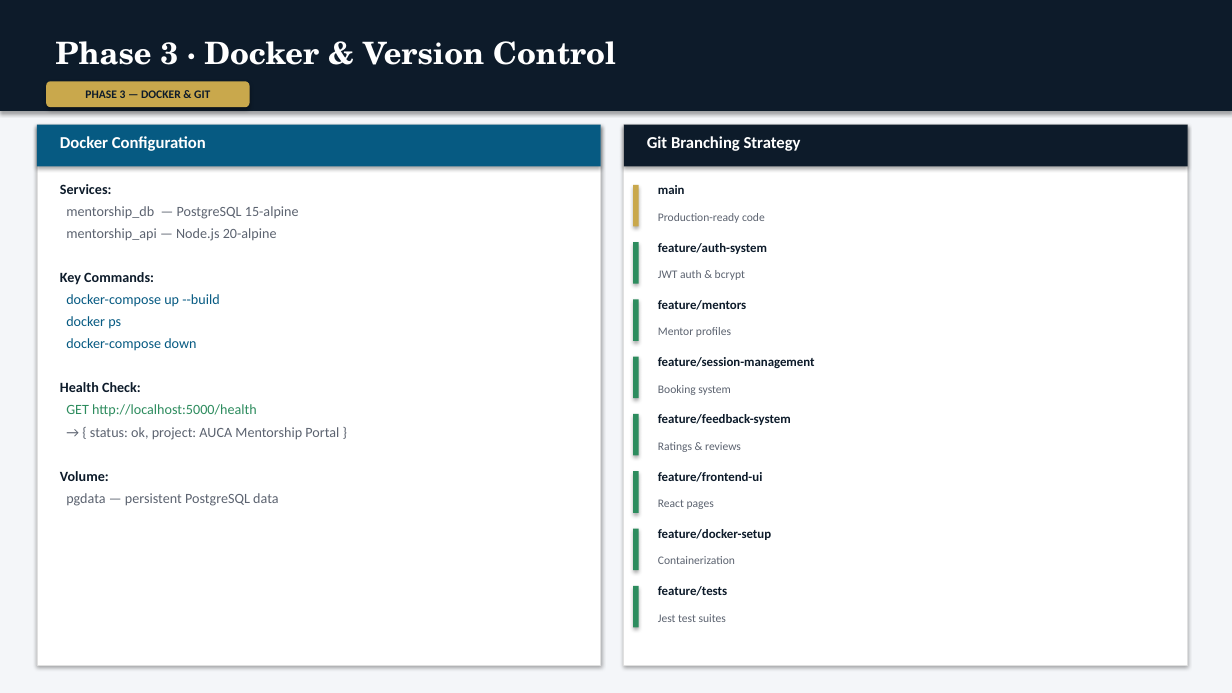
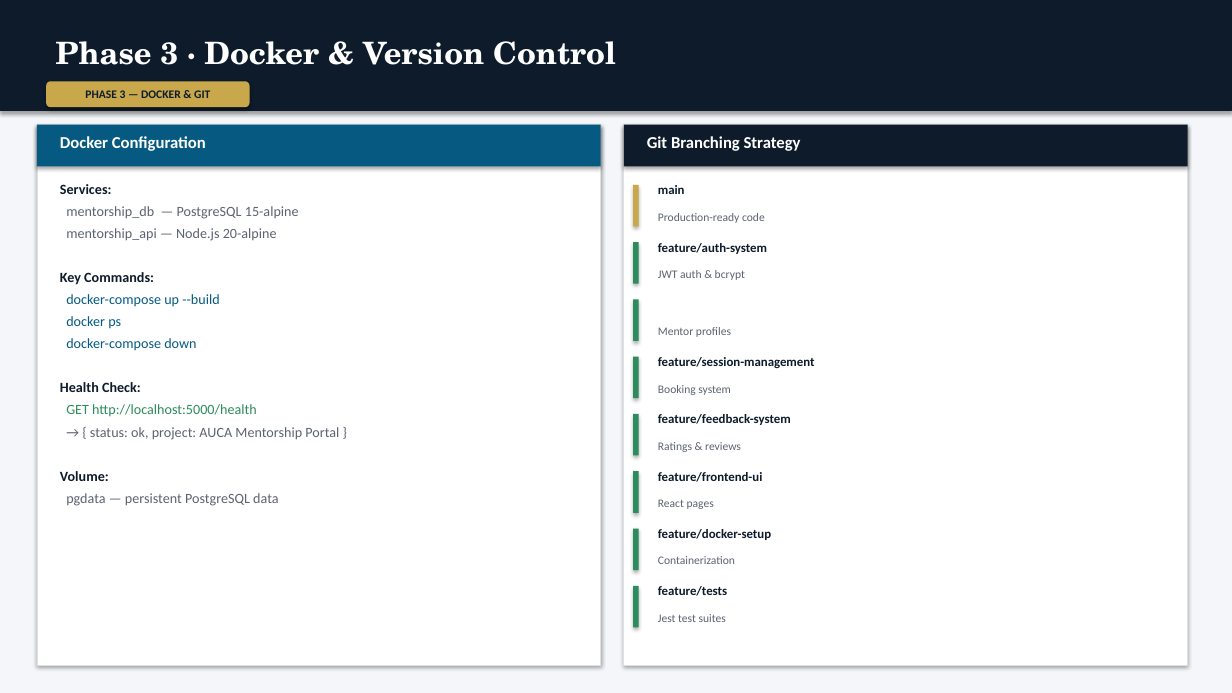
Before and after one commit to confiance22/AUCA-Student-Mentorship-Portal, a slide deck: slide 10 of docs/AUCA_Mentorship_Portal.pptx. Drawn at 1232x693 pixels with LibreOffice and Linux fonts; fonts in the diff are those of the drawing. Boxes give left, top, right and bottom in pixels: in the first picture for what was removed or moved away, otherwise in the second. Text is boxed around its words. In the diff, an @@ line names an element or a change of style, - is before the commit and + after.

```diff
--- a/docs/AUCA_Mentorship_Portal.pptx
+++ b/docs/AUCA_Mentorship_Portal.pptx
@@ text removed at (658,300,746,310) @@
-feature/mentors
```
Also in this commit, not shown: 2 other slides changed, 3 slides added, 3 other files.
